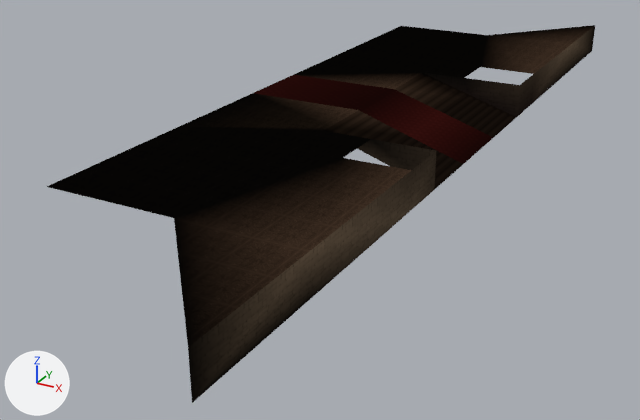
The glTF model assets/boss_room/room_ledge_walls.glb, before and after one commit.
Camera for both pictures: a 50 mm lens placed at (-26.0, -249.0, 94.0), pointed at (-152.0, -19.0, -21.0). The axes (+X, +Y, +Z) are drawn at lower left. The lights are the same throughout. Where no turn or scale is listed for an object, it has been applied to the vertices. Vertices at the same position are counted once.

Names of what the first picture shows: 'ledge'.
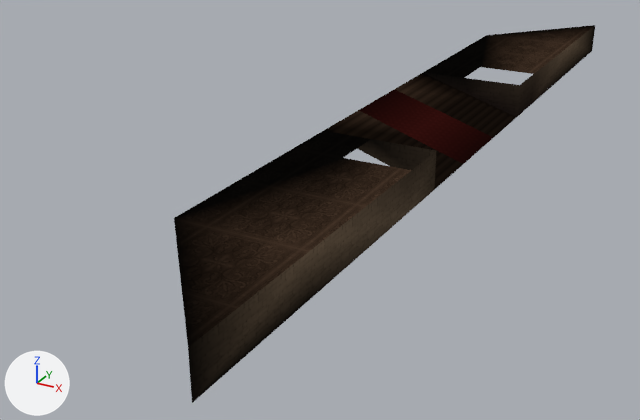
What the commit changed:
me_cube_002 is used by ob_ledge; location (-11.9, 0.1, 1.0).
me_cube_002 had 72 vertices, 82 faces and spanned x -168.0..-95.0, y -147.0..147.0, z 0.0..11.0.
me_cube_002 now has 63 vertices, 62 faces and spans x -130.0..-95.0, y -147.0..147.0, z 0.0..11.0.
Part 1, on me_cube_002:
9 vertices are removed from x -168.0, y -106.0..106.0, z 11.0.
20 faces are deleted.

Changed parts and their boxes [x1, y1, x2, y2] in the pictures (640 x 420 px):
'ledge', reshaped (23% narrower): before [47, 25, 595, 403]; after [174, 25, 595, 403]
part 1 of me_cube_002, deleted (black): before [47, 26, 486, 218]
